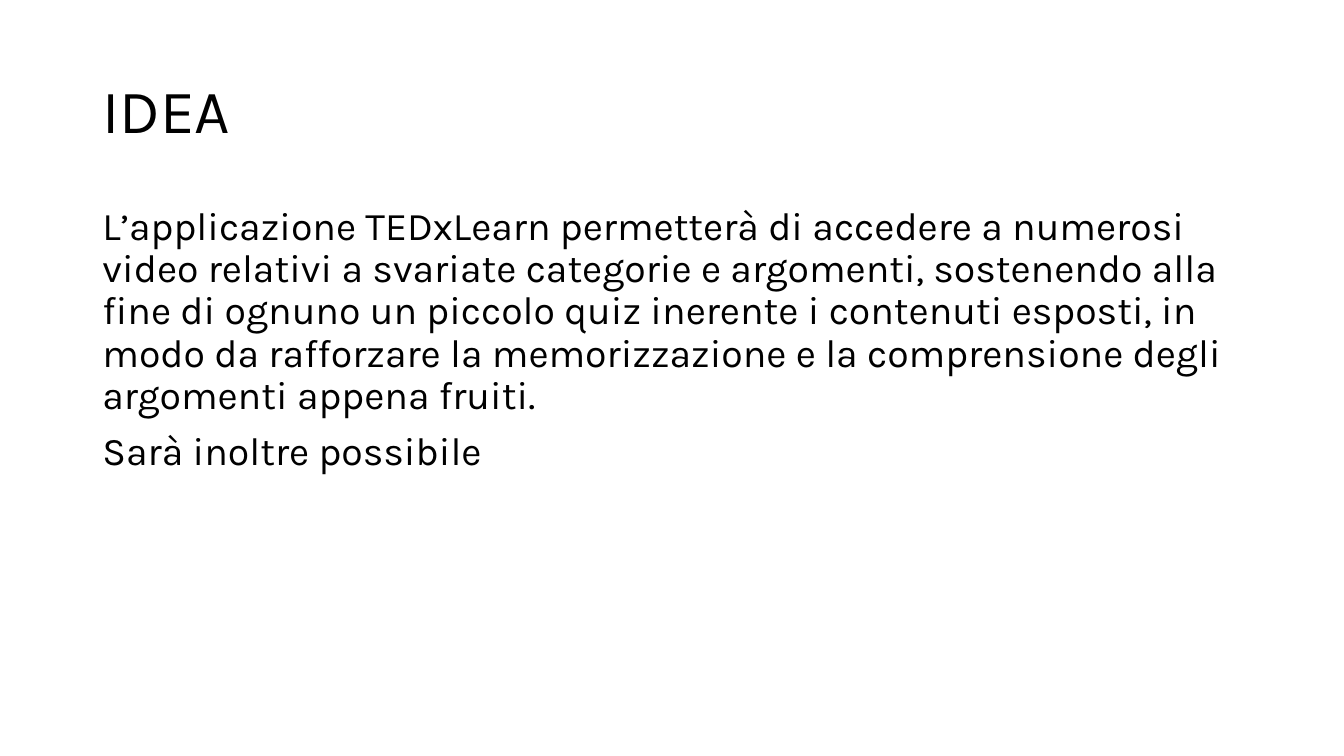
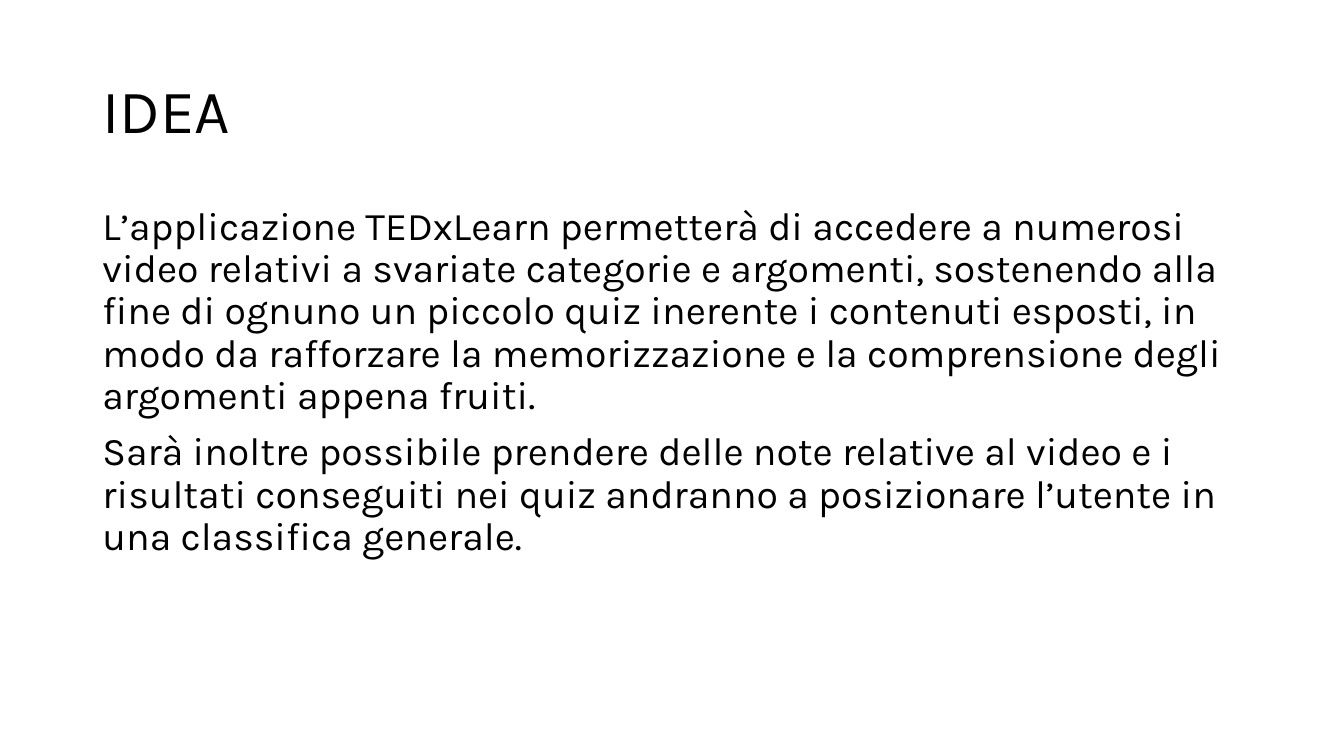
Before and after one commit to carraraFederico/TEDxLearn_ProgettoCloudMobile_2024, a slide deck: slide 2 of TEDxLearn.pptx. Drawn at 1344x756 pixels with LibreOffice and Linux fonts; fonts in the diff are those of the drawing. Boxes give left, top, right and bottom in pixels: in the first picture for what was removed or moved away, otherwise in the second. Text is boxed around its words. In the diff, an @@ line names an element or a change of style, - is before the commit and + after.

```diff
--- a/TEDxLearn.pptx
+++ b/TEDxLearn.pptx
@@ text at (x1=102, y1=435, x2=1216, y2=560): text changed @@
-Sarà inoltre possibile
+Sarà inoltre possibile prendere delle note relative al video e i risultati conseguiti nei quiz andranno a posizionare l’utente in una classifica generale.
```
Also in this commit, not shown: 1 other slide changed.
